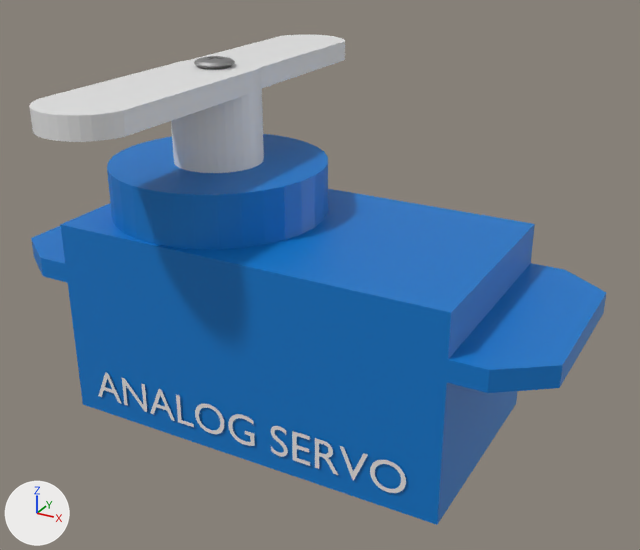
The glTF model public/models/motor/MicroServo.glb, before and after one commit.
Camera for both pictures: a 50 mm lens placed at (-10.587, 7.961, 7.293), pointed at (-11.123, 8.937, 6.805). Arrows for +X, +Y and +Z are at lower left; the lights stay in place. The picture after the commit comes second. Where no turn or scale is listed for an object, it has been applied to the vertices. Vertices at exactly the same position are counted once.

Names of what the first picture shows: 'Micro Servo', 'Text'.
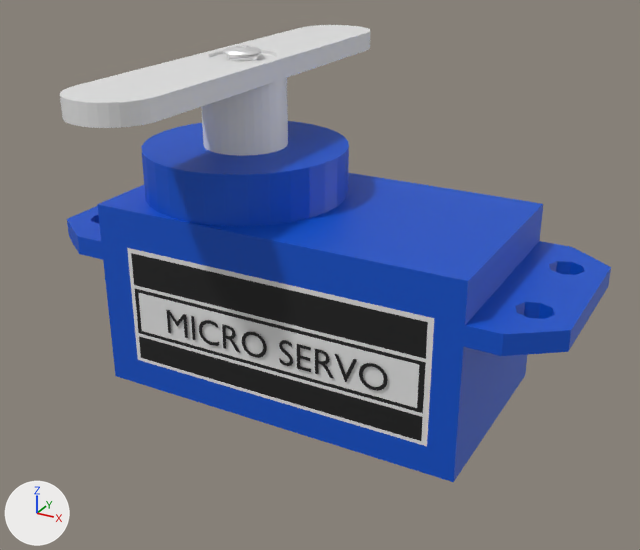
Where the change shows, as pixel boxes [x1, y1, x2, y2] in the pictures (640 x 550 px; the box of a moved part takes in the faces that stretch with it):
'Micro Servo', recoloured, reshaped, moved (26% shorter): before [29, 35, 606, 525]; after [67, 121, 611, 482]
'Micro Servo.001', added: after [127, 248, 434, 446]
    faces in mat_black_003 (black #191919): [131, 253, 428, 441]
    faces in mat_white_002 (white #e7e7e7): [127, 248, 434, 446]
'Micro Servo.002', added: after [60, 25, 371, 156]
    faces in mat_white_002 (white #e7e7e7): [60, 25, 371, 156]
    faces in mat_silver (white #ffffff): [223, 46, 262, 61]
'Text', reshaped, moved, rescaled, recoloured (28% narrower, 32% shorter): before [98, 372, 406, 493]; after [166, 309, 388, 391]
part 1 of me_cylinder_024, cut back: before [94, 290, 447, 467]; after [67, 173, 611, 482]
part 2 of me_cylinder_024, deleted: before [29, 35, 345, 173]
part 3 of me_text, moved or reshaped: before [370, 460, 406, 493]; after [359, 363, 388, 391]
part 4 of me_text, moved or reshaped: before [340, 446, 368, 481]; after [335, 354, 357, 382]
part 5 of me_text, moved or reshaped: before [292, 431, 310, 466]; after [297, 344, 311, 372]
part 6 of me_text, moved or reshaped: before [195, 403, 224, 434]; after [242, 332, 267, 358]
part 7 of me_text, moved or reshaped: before [315, 438, 338, 475]; after [222, 324, 240, 353]
part 8 of me_text, rebuilt (8% narrower, 9% shorter): before [98, 372, 122, 404]; after [166, 309, 188, 338]
part 9 of me_text, rebuilt (19% narrower, 23% shorter): before [122, 378, 147, 412]; after [199, 320, 219, 346]
part 10 of me_text, deleted: before [176, 395, 194, 427]
part 11 of me_text, moved or reshaped: before [228, 414, 288, 457]; after [279, 340, 334, 379]
part 12 of me_text, cut back: before [150, 389, 175, 421]; after [191, 316, 196, 340]

The change, as a diff of the scene's bpy script:
```diff
--- a/public/models/motor/MicroServo.glb.py
+++ b/public/models/motor/MicroServo.glb.py
@@ mat_main_color_017 @@
 mat_main_color_017 = principled_material('Main Color.017')
-mat_main_color_017.base_color = (0.0, 0.187, 0.604)  # blue #0078cc
+mat_main_color_017.base_color = (0.0, 0.0835, 0.604)  # blue #0052cc
@@ mat_silver @@
 mat_silver = principled_material('Silver')
-mat_silver.base_color = (0.39, 0.39, 0.39)  # grey #a8a8a8
+mat_silver.base_color = (1.0, 1.0, 1.0)  # white #ffffff
 mat_silver.metallic = 1.0
@@ me_cylinder_024 @@
 # used by ob_micro_servo; location = (-11.254, 8.897, 6.931); scale = (0.145, 0.145, 0.145)
-me_cylinder_024.from_pydata(...)  # 544 vertices, 1084 faces; spans x -1.78..3.43, y -2.01..2.01, z -2.16..1.12
+me_cylinder_024.from_pydata(...)  # 2707 vertices, 5328 faces; spans x -1.8..3.43, y -1.03..1.03, z -2.16..0.2
+# me_cylinder_024 part 1: 3 vertices removed from x 0.71, y -1.03, z -1.6..-0.85; 2450 vertices added at x -1.8..3.43, y -1.03..1.03, z -2.16..-0.28
+# me_cylinder_024 part 2: 284 vertices removed from x -0.41..0.41, y -2.01..2.01, z 0.86..1.12
 me_cylinder_024.materials.append(mat_main_color_017)
@@ me_cylinder_024 @@
 me_cylinder_024.materials.append(mat_silver)
+me_cylinder_024.materials.append(mat_black_003)  # black #191919
+me_cylinder_024.materials.append(mat_red_003)  # orange #e73500
@@ me_text @@
 # used by ob_text; parent = ob_micro_servo; location = (-0.791, -1.046, -1.98); rotation_euler = (1.571, 0.0, 0.0), in degrees (90, 0, 0); scale = (0.433, 0.433, 0.433)
-me_text.from_pydata(...)  # 567 vertices, 555 faces; spans x 0.0..7.39, y -0.01..0.69, z 0.0
+me_text.from_pydata(...)  # 638 vertices, 626 faces; spans x 0.07..6.39, y -0.01..0.69, z 0.0
+# me_text part 3: the loose piece of 96 vertices spanning x 6.66..7.39, y -0.01..0.69, z 0.0 is moved by (-1.0, 0.0, 0.0), in mat_black_011 (black #191919)
+# me_text part 4: the loose piece of 7 vertices spanning x 6.01..6.61, y -0.01..0.68, z 0.0 is moved by (-1.0, 0.0, 0.0), in mat_black_011 (black #191919)
+# me_text part 5: the loose piece of 12 vertices spanning x 4.98..5.38, y 0.0..0.68, z 0.0 is moved by (-1.0, 0.0, 0.0), in mat_black_011 (black #191919)
+# me_text part 6: the loose piece of 96 vertices spanning x 2.65..3.38, y -0.01..0.69, z 0.0 is moved by (-0.26, 0.0, 0.0), in mat_black_011 (black #191919)
+# me_text part 7: the loose piece of 94 vertices spanning x 5.48..6.01, y 0.0..0.68, z 0.0 is moved by (-3.67, 0.0, 0.0), in mat_black_011 (black #191919)
+# me_text part 8: the loose piece of 11 vertices spanning x 0.0..0.67, y 0.0..0.69, z 0.0 is rebuilt with 15 vertices and now spans x 0.07..0.71, y 0.0..0.68, z 0.0, in mat_black_011 (black #191919)
+# me_text part 9: the loose piece of 10 vertices spanning x 0.74..1.37, y 0.0..0.68, z 0.0 is rebuilt with 98 vertices and now spans x 1.08..1.69, y -0.01..0.69, z 0.0, in mat_black_011 (black #191919)
+# me_text part 10: the loose piece of 6 vertices spanning x 2.19..2.6, y 0.0..0.68, z 0.0 is deleted
+# me_text part 11: 2 vertices moved within x 4.66..4.78, y 0.17..0.6, z 0.0; 220 vertices removed from x 3.48..4.87, y -0.01..0.69, z 0.0; 212 vertices added at x 3.48..5.01, y -0.01..0.69, z 0.0
+# me_text part 12: 11 vertices removed from x 1.45..2.12, y 0.0..0.69, z 0.0; 4 vertices added at x 0.86..0.96, y 0.0..0.68, z 0.0
+me_text.materials.append(mat_black_011)  # black #191919
@@ ob_micro_servo @@
 ob_micro_servo = bpy.data.objects.new('Micro Servo', me_cylinder_024)
-ob_micro_servo.location = (-11.254, 8.897, 6.931)
+ob_micro_servo.location = (-11.267, 8.981, 6.931)
 ob_micro_servo.scale = (0.145, 0.145, 0.145)
@@ ob_text @@
 ob_text.parent = ob_micro_servo
-ob_text.location = (-0.791, -1.046, -1.98)
+ob_text.location = (-0.3, -1.046, -1.456)
 ob_text.rotation_euler = (1.571, 0.0, 0.0)  # degrees (90, 0, 0)
-ob_text.scale = (0.433, 0.433, 0.433)
+ob_text.scale = (0.367, 0.367, 0.367)
@@ ob_micro_servo_002 @@
+ob_micro_servo_002 = bpy.data.objects.new('Micro Servo.002', me_cylinder_050)  # 424 vertices, 814 faces; spans x -0.059..0.059, y -0.319..0.319, z 0.028..0.162; in mat_white_002 (white #e7e7e7), mat_silver (white #ffffff)
+ob_micro_servo_002.location = (-11.267, 8.981, 6.931)
@@ ob_micro_servo_001 @@
+ob_micro_servo_001 = bpy.data.objects.new('Micro Servo.001', me_cylinder_049)  # 260 vertices, 456 faces; spans x -0.103..0.352, y -0.149, z -0.273..-0.096; in mat_white_002 (white #e7e7e7), mat_black_003 (black #191919)
+ob_micro_servo_001.location = (-11.267, 8.981, 6.931)
```
